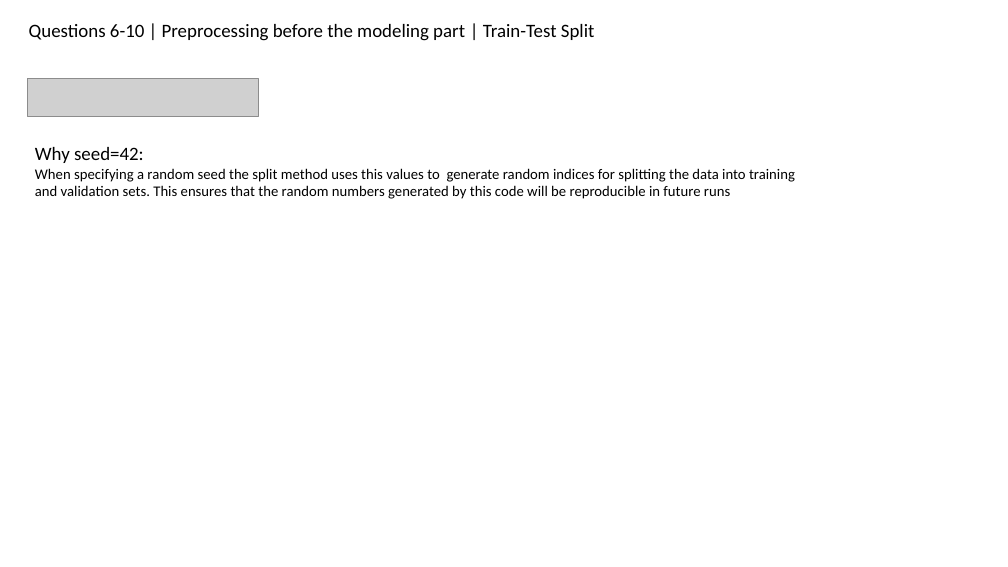
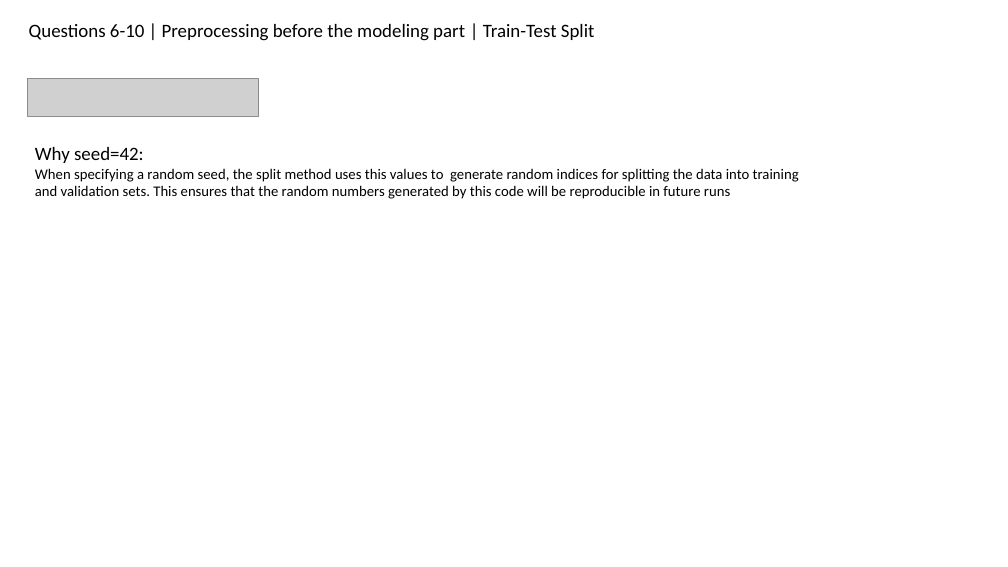
Before and after one commit to ownedbyphysics/ferProject, a slide deck: slide 9 of GeorgopoulosSpyros_FerreroPresentation.pptx. Drawn at 1008x567 pixels with LibreOffice and Linux fonts; fonts in the diff are those of the drawing; grey boxes stand for pictures. Boxes give left, top, right and bottom in pixels: in the first picture for what was removed or moved away, otherwise in the second. Text is boxed around its words. In the diff, an @@ line names an element or a change of style, - is before the commit and + after.

```diff
--- a/GeorgopoulosSpyros_FerreroPresentation.pptx
+++ b/GeorgopoulosSpyros_FerreroPresentation.pptx
@@ text at [35,168,799,199]: text changed @@
-When specifying a random seed the split method uses this values to generate random indices for splitting the data into training and validation sets. This ensures that the random numbers generated by this code will be reproducible in future runs
+When specifying a random seed, the split method uses this values to generate random indices for splitting the data into training and validation sets. This ensures that the random numbers generated by this code will be reproducible in future runs
```
Also in this commit, not shown: 7 other slides changed, 1 slide added, 1 slide removed, 3 other files.
